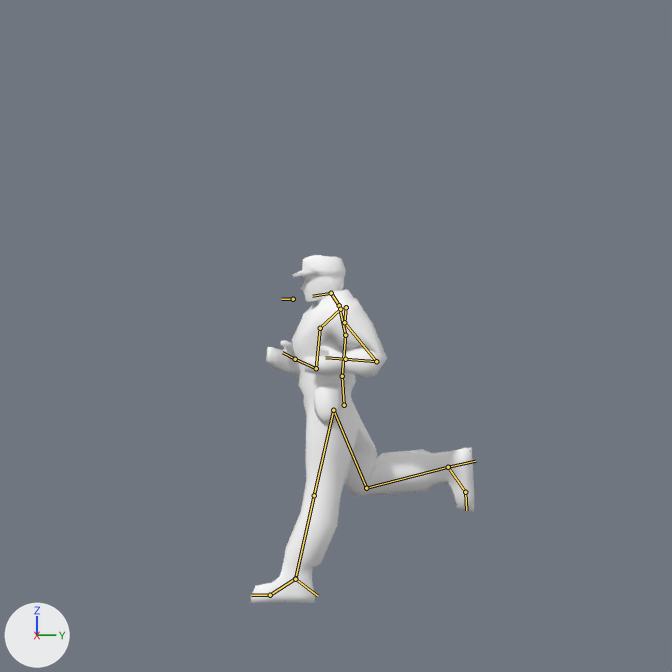
Two versions of the Blender file trunk/data/blender/hero/heroken.blend, one commit apart.
One viewpoint serves both versions: the file's camera 'Camera'. Every picture has the same lights, and +X, +Y and +Z are marked at lower left. Both versions are drawn at the pose saved in each file; the numbers are the values there. The bones that bend it are drawn over the model as lines.
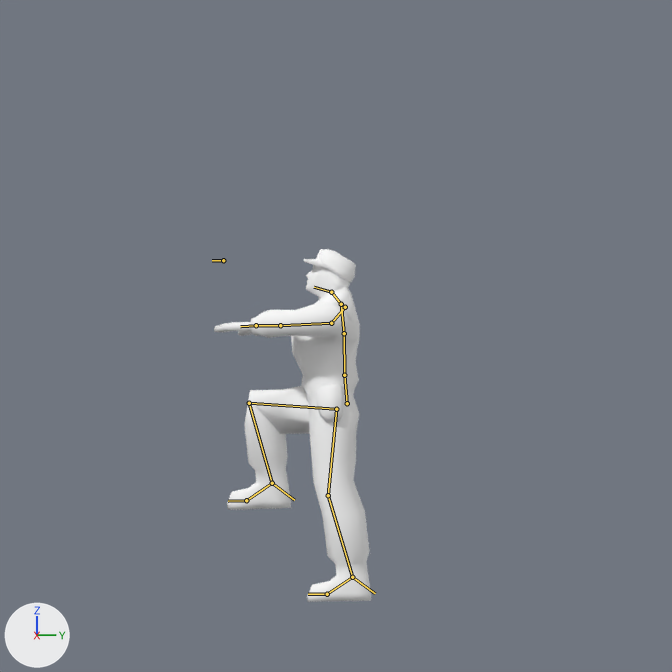
Location of each change, (x1, y1, x2, y2) in pixels of the pictures (672 x 672 px):
'Cube.019', posed (29% narrower)
    before: (251, 289, 474, 603)
    after: (214, 288, 371, 602)
'Cube.001', posed
    before: (292, 255, 345, 304)
    after: (304, 249, 356, 299)
bone 'Hip', root to tip
    before: (344, 405) to (342, 376)
    after: (347, 403) to (344, 375)
bone 'Rower Back', root to tip
    before: (342, 376) to (345, 335)
    after: (344, 375) to (344, 333)
bone 'Upper Back', root to tip
    before: (345, 335) to (339, 305)
    after: (344, 333) to (341, 304)
bone 'Neck', root to tip
    before: (339, 305) to (331, 293)
    after: (341, 304) to (331, 292)
bone 'Upper Arm.R', root to tip
    before: (320, 328) to (316, 368)
    after: (331, 323) to (280, 325)
bone 'Forearm.R', root to tip
    before: (316, 368) to (295, 359)
    after: (280, 325) to (256, 325)
bone 'Upper Arm.L', root to tip
    before: (344, 322) to (376, 361)
    after: (331, 323) to (280, 325)
bone 'Forearm.L', root to tip
    before: (376, 361) to (345, 359)
    after: (280, 325) to (256, 325)
bone 'Upper Leg.R', root to tip
    before: (333, 410) to (366, 488)
    after: (336, 409) to (249, 403)
bone 'Foot.R', root to tip
    before: (448, 467) to (465, 492)
    after: (272, 483) to (246, 500)
bone 'Upper Leg.L', root to tip
    before: (333, 410) to (314, 495)
    after: (336, 409) to (328, 495)
bone 'Foot.L', root to tip
    before: (295, 578) to (270, 595)
    after: (352, 577) to (327, 594)
bone 'IK_Forearm.L', root to tip
    before: (345, 359) to (345, 361)
    after: (256, 325) to (256, 327)
bone 'IK_Forearm.R', root to tip
    before: (295, 359) to (295, 361)
    after: (256, 325) to (256, 327)
bone 'IK_Lower Leg.R', root to tip
    before: (448, 467) to (475, 461)
    after: (272, 483) to (294, 500)
bone 'IK_Lower Leg.L', root to tip
    before: (295, 579) to (318, 596)
    after: (352, 577) to (375, 593)
bone 'HeadIK', root to tip
    before: (293, 299) to (281, 299)
    after: (223, 260) to (212, 260)

What changed in the scene script:
```text
Change bone_hip:
    where bone_hip = bpy.data.objects['Armature.Hero'].pose.bones['Hip']
    bone_hip.location: (0.0, -0.011, 0.038) -> (0.0, 0.0, 0.0)
Change bone_rower_back:
    where bone_rower_back = bpy.data.objects['Armature.Hero'].pose.bones['Rower Back']  # child of 'Hip'
    bone_rower_back.rotation_quaternion: (0.996, 0.061, 0.062, 0.017) -> (0.994, 0.113, 0.0, 0.0)  # degrees (7, 7, 2) -> degrees (13, 0, 0)
Change bone_upper_back:
    where bone_upper_back = bpy.data.objects['Armature.Hero'].pose.bones['Upper Back']  # child of 'Rower Back'
    bone_upper_back.rotation_quaternion: (0.996, 0.051, 0.074, 0.011) -> (0.999, -0.052, 0.0, 0.0)  # degrees (6, 8, 2) -> degrees (-6, 0, 0)
Change bone_neck:
    where bone_neck = bpy.data.objects['Armature.Hero'].pose.bones['Neck']  # child of 'Upper Back'
    bone_neck.rotation_quaternion: (0.997, -0.082, 0.0, 0.0) -> (1.0, 0.0, 0.0, 0.0)  # degrees (-9, 0, 0) -> degrees (0, 0, 0)
Change bone_upper_arm_r:
    where bone_upper_arm_r = bpy.data.objects['Armature.Hero'].pose.bones['Upper Arm.R']  # child of 'Shoulder.R'
    bone_upper_arm_r.rotation_quaternion: (0.487, -0.234, -0.506, -0.672) -> (1.0, 0.0, 0.0, 0.0)  # degrees (50, -54, -135) -> degrees (0, 0, 0)
Change bone_forearm_r:
    where bone_forearm_r = bpy.data.objects['Armature.Hero'].pose.bones['Forearm.R']  # child of 'Upper Arm.R'
    bone_forearm_r.rotation_quaternion: (0.993, -0.106, 0.002, 0.054) -> (1.0, 0.0, 0.0, 0.0)  # degrees (-12, 1, 6) -> degrees (0, 0, 0)
Change bone_upper_arm_l:
    where bone_upper_arm_l = bpy.data.objects['Armature.Hero'].pose.bones['Upper Arm.L']  # child of 'Shoulder.L'
    bone_upper_arm_l.rotation_quaternion: (0.456, -0.251, 0.477, 0.708) -> (1.0, 0.0, 0.0, 0.0)  # degrees (47, 52, 138) -> degrees (0, 0, 0)
Change bone_forearm_l:
    where bone_forearm_l = bpy.data.objects['Armature.Hero'].pose.bones['Forearm.L']  # child of 'Upper Arm.L'
    bone_forearm_l.rotation_quaternion: (0.991, -0.113, 0.057, -0.04) -> (1.0, 0.0, 0.0, 0.0)  # degrees (-13, 6, -5) -> degrees (0, 0, 0)
Change bone_upper_leg_r:
    where bone_upper_leg_r = bpy.data.objects['Armature.Hero'].pose.bones['Upper Leg.R']  # child of 'Hip'
    bone_upper_leg_r.rotation_quaternion: (1.0, 0.0, 0.0, 0.0) -> (0.981, -0.038, -0.19, -0.021)  # degrees (0, 0, 0) -> degrees (-4, -22, -2)
Change bone_foot_r:
    where bone_foot_r = bpy.data.objects['Armature.Hero'].pose.bones['Foot.R']  # child of 'Lower Leg.R'
    bone_foot_r.rotation_quaternion: (0.998, -0.023, -0.05, 0.034) -> (0.982, -0.044, 0.039, 0.178)  # degrees (-3, -6, 4) -> degrees (-4, 5, 20)
Change bone_upper_leg_l:
    where bone_upper_leg_l = bpy.data.objects['Armature.Hero'].pose.bones['Upper Leg.L']  # child of 'Hip'
    bone_upper_leg_l.rotation_quaternion: (0.981, -0.038, 0.19, 0.021) -> (1.0, 0.0, 0.0, 0.0)  # degrees (-4, 22, 2) -> degrees (0, 0, 0)
Change bone_foot_l:
    where bone_foot_l = bpy.data.objects['Armature.Hero'].pose.bones['Foot.L']  # child of 'Lower Leg.L'
    bone_foot_l.rotation_quaternion: (0.967, 0.18, -0.091, -0.158) -> (0.997, -0.048, 0.051, -0.033)  # degrees (22, -7, -20) -> degrees (-6, 6, -4)
Change bone_ik_forearm_l:
    where bone_ik_forearm_l = bpy.data.objects['Armature.Hero'].pose.bones['IK_Forearm.L']
    bone_ik_forearm_l.location: (-0.875, -0.549, -0.055) -> (-1.199, -0.154, 1.096)
Change bone_ik_forearm_r:
    where bone_ik_forearm_r = bpy.data.objects['Armature.Hero'].pose.bones['IK_Forearm.R']
    bone_ik_forearm_r.location: (0.912, -0.55, 0.594) -> (1.199, -0.154, 1.097)
Change bone_ik_lower_leg_r:
    where bone_ik_lower_leg_r = bpy.data.objects['Armature.Hero'].pose.bones['IK_Lower Leg.R']
    bone_ik_lower_leg_r.location: (0.2, 0.238, 1.957) -> (0.2, -1.458, 0.435)
    bone_ik_lower_leg_r.rotation_quaternion: (0.912, 0.41, 0.0, 0.0) -> (1.0, 0.0, 0.0, 0.0)  # degrees (48, 0, 0) -> degrees (0, 0, 0)
Change bone_ik_lower_leg_l:
    where bone_ik_lower_leg_l = bpy.data.objects['Armature.Hero'].pose.bones['IK_Lower Leg.L']
    bone_ik_lower_leg_l.location: (-0.2, -0.474, -0.376) -> (-0.2, 0.098, 0.084)
Change bone_headik:
    where bone_headik = bpy.data.objects['Armature.Hero'].pose.bones['HeadIK']
    bone_headik.location: (0.0, 0.407, -0.094) -> (0.0, 1.303, 0.401)
```
